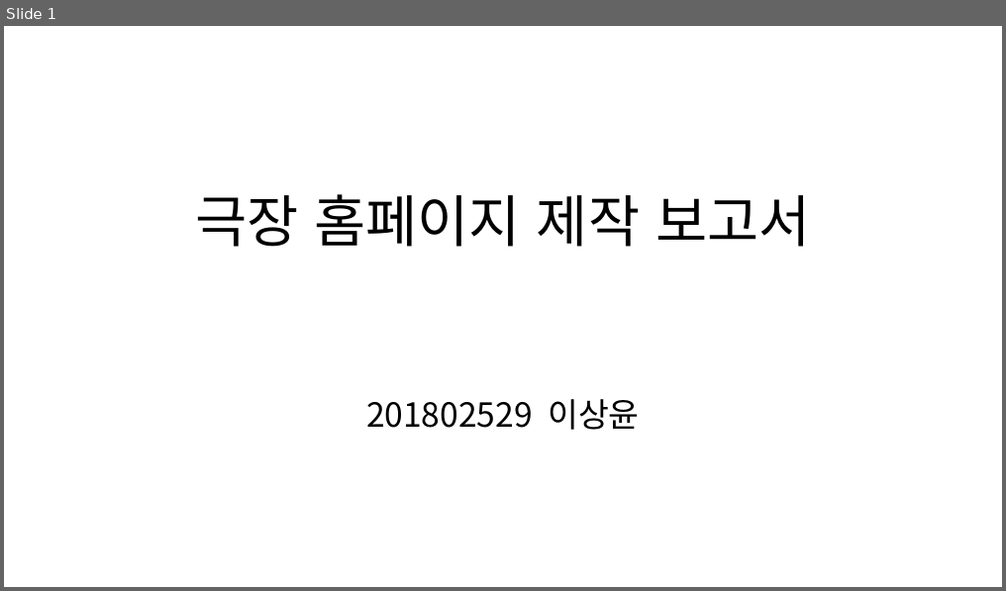
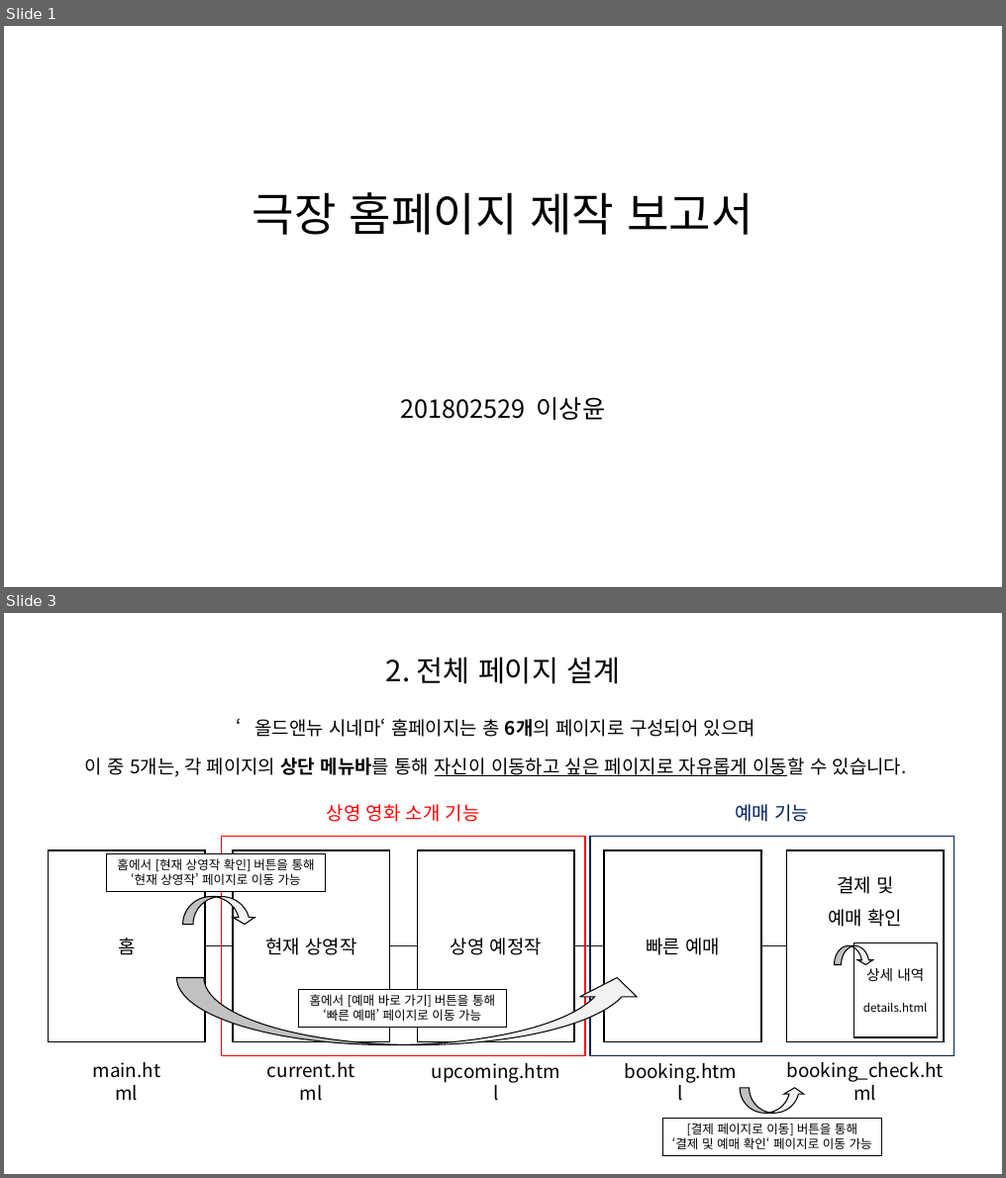
Before and after one commit to SangYoonLee1231/Cinema, a slide deck: 보고서-이상윤.pptx. Shown one above the other, each under a label of ours: slide 1 before the commit, slides 1 and 3 after it; the slides between them are not shown. The pictures are 1006x591 and 1006x1178 pixels, drawn with LibreOffice and Linux fonts; fonts in the diff are those of the drawing. Boxes give left, top, right and bottom in pixels: in the first picture for what was removed or moved away, otherwise in the second. Text is boxed around its words. In the diff, an @@ line names an element or a change of style, - is before the commit and + after.

```diff
--- a/보고서-이상윤.pptx
+++ b/보고서-이상윤.pptx
@@ slide 3 added at box(4, 613, 1002, 1174), background #FFFFFF @@
@@ text added at box(386, 657, 620, 684), 28 pt, text #000000 @@
+2. 전체 페이지 설계
@@ text added at box(85, 718, 907, 777), 18 pt, text #000000 @@
+‘올드앤뉴 시네마‘ 홈페이지는 총 6개의 페이지로 구성되어 있으며
+이 중 5개는, 각 페이지의 상단 메뉴바를 통해 자신이 이동하고 싶은 페이지로 자유롭게 이동할 수 있습니다.
@@ rectangle added at box(107, 854, 326, 891), fill #FFFFFF, outline #000000 0.75 pt, 12 pt, text #000000 @@
+홈에서 [현재 상영작 확인] 버튼을 통해
+‘현재 상영작’ 페이지로 이동 가능
@@ curved up arrow added at box(183, 897, 255, 925), fill #F2F2F2, outline #000000 1 pt @@
@@ curved up arrow added at box(835, 947, 873, 964), fill #F2F2F2, outline #000000 1 pt @@
@@ rectangle added at box(853, 943, 937, 1039), fill #FFFFFF, outline #000000 1.25 pt, 11 pt, text #000000 @@
+상세 내역
+details.html
@@ curved up arrow added at box(177, 977, 646, 1045), fill #F2F2F2, outline #000000 1 pt @@
@@ rectangle added at box(299, 989, 507, 1027), fill #FFFFFF, outline #000000 0.75 pt, 12 pt, text #000000 @@
+홈에서 [예매 바로 가기] 버튼을 통해
+‘빠른 예매’ 페이지로 이동 가능
@@ group added at box(49, 804, 954, 1156): 8 rectangles, 7 texts, 1 line, 1 curved up arrow @@
+홈
+현재 상영작
+상영 예정작
+빠른 예매
+결제 및
+예매 확인
+main.html
+current.html
+upcoming.html
+booking.html
+booking_check.html
+상영 영화 소개 기능
+예매 기능
+[결제 페이지로 이동] 버튼을 통해
+‘결제 및 예매 확인‘ 페이지로 이동 가능
@@ slide 1 changed as well @@
@@ text "극장 홈페이지 제작 보고서": place and size @@
-text "극장 홈페이지 제작 보고서" at box(195, 194, 810, 247)
+text "극장 홈페이지 제작 보고서" at box(252, 192, 752, 235)
@@ text "극장 홈페이지 제작 보고서" at box(252, 192, 752, 235): size 54 to 44 pt @@
@@ text "201802529 이상윤": place and size @@
-text "201802529 이상윤" at box(366, 399, 640, 430)
+text "201802529 이상윤" at box(401, 397, 606, 420)
@@ text "201802529 이상윤" at box(401, 397, 606, 420): size 32 to 24 pt @@
```
Also in this commit, not shown: 1 other slide changed, 8 other slides added, 1 slide removed, 18 other files.
